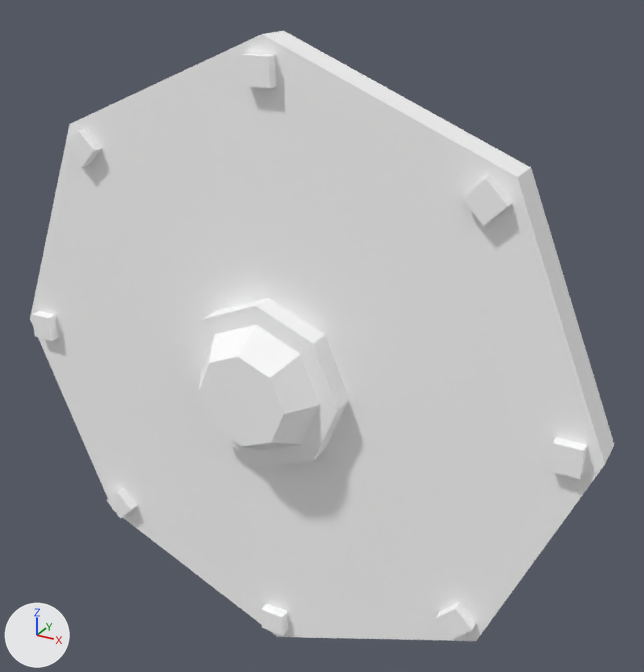
Two versions of the glTF model assets/synty/simple_fantasy/models/SF_Wep_RoundShield_Pattern_011.glb, one commit apart.
Rendered twice from a 50 mm lens placed at (0.00918, -0.01422, 0.00849), pointed at (0.00085, 0.00093, 0.00092). Arrows for +X, +Y and +Z are at lower left; the lights stay in place.

Before the edit, the objects in view are built like this:
```python
mat_lambert1 = principled_material('lambert1')
mat_lambert1.base_color = (1.0, 1.0, 1.0)  # white #ffffff
mat_lambert1.roughness = 0.553
me_mesh = bpy.data.meshes.new('Mesh')
me_mesh.from_pydata(...)  # 130 vertices, 208 faces; spans x -0.007..0.007, y -0.00097..0.00097, z -0.007..0.007
me_mesh.materials.append(mat_lambert1)  # white #ffffff
ob_sf_wep_roundshield_pattern_011 = bpy.data.objects.new('SF_Wep_RoundShield_Pattern_011', me_mesh)
ob_sf_wep_roundshield_pattern_011.location = (0.0, 0.0, 0.0)
```
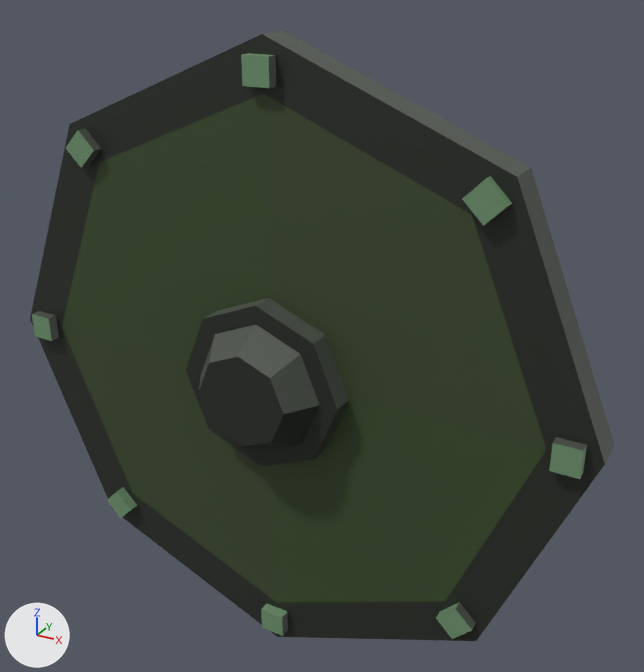
Location of each change, (x1, y1, x2, y2) in pixels of the pictures (644 x 672 px):
'SF_Wep_RoundShield_Pattern_011', surface changed: (30, 31, 614, 641) in both

The change, as a diff of the scene's bpy script:
```diff
--- a/assets/synty/simple_fantasy/models/SF_Wep_RoundShield_Pattern_011.glb.py
+++ b/assets/synty/simple_fantasy/models/SF_Wep_RoundShield_Pattern_011.glb.py
@@ img_undead_footman_01 @@
+img_undead_footman_01 = load_image('Undead_Footman_01', '_unpacked/Undead_Footman_01', 512, 512, 'sRGB')
@@ mat_lambert1 @@
 mat_lambert1 = principled_material('lambert1')
-mat_lambert1.base_color = (1.0, 1.0, 1.0)  # white #ffffff
+mat_lambert1.texture = img_undead_footman_01
 mat_lambert1.roughness = 0.553
```
